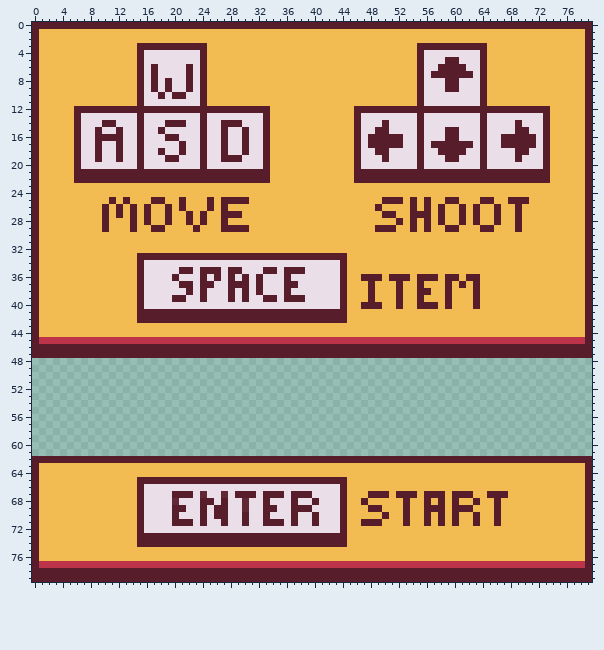
Sprite sheet -- assets/instructions.png. Above, as it was before the edit.
The file is 80x80 pixels. Colours within 5 levels of each other are drawn and written as one.
And afterwards:
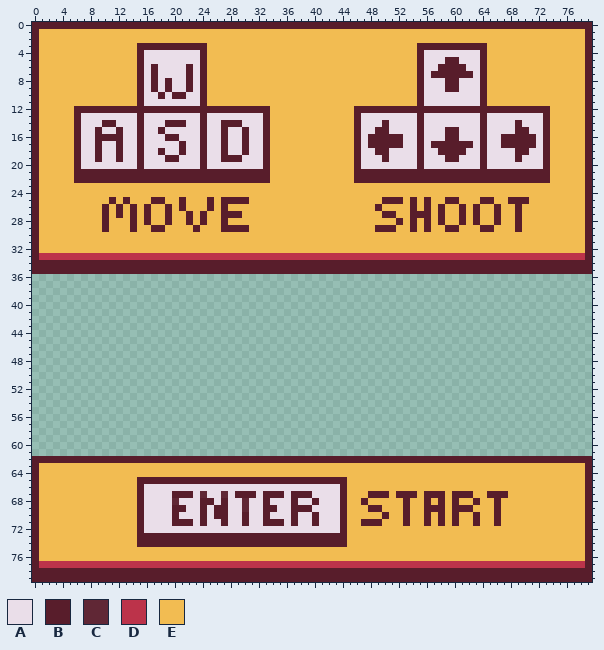
Palette (. is transparent): A #eadee9  B #581d2b  C #602735  D #bc334a  E #f2bc52
The edit:
y 33: x 1..78 EEEEEEEEEEEEEEBBBBBBBBBBBBBBBBBBBBBBBBBBBBBBEEEEEEEEEEEEEEEEEEEEEEEEEEEEEEEEEE -> DDDDDDDDDDDDDDDDDDDDDDDDDDDDDDDDDDDDDDDDDDDDDDDDDDDDDDDDDDDDDDDDDDDDDDDDDDDDDD
y 34: x 1..14 EEEEEEEEEEEEEE -> BBBBBBBBBBBBBB; x 16..43 AAAAAAAAAAAAAAAAAAAAAAAAAAAA -> BBBBBBBBBBBBBBBBBBBBBBBBBBBB; x 45..78 EEEEEEEEEEEEEEEEEEEEEEEEEEEEEEEEEE -> BBBBBBBBBBBBBBBBBBBBBBBBBBBBBBBBBB
y 35: x 1..14 EEEEEEEEEEEEEE -> BBBBBBBBBBBBBB; x 16..20 AAAAA -> BBBBB; x 23 A -> B; x 27 A -> B; x 30..32 AAA -> BBB; x 35 A -> B; x 39..43 AAAAA -> BBBBB; x 45..78 EEEEEEEEEEEEEEEEEEEEEEEEEEEEEEEEEE -> BBBBBBBBBBBBBBBBBBBBBBBBBBBBBBBBBB
y 36: x 0..79 BEEEEEEEEEEEEEEBAAAABAAABABABABABAAABAAAAAAABEEBBBEBBBEBBBEBBEBBEEEEEEEEEEEEEEEB -> ................................................................................
y 37: x 0..79 BEEEEEEEEEEEEEEBAAAAABBABBAABBBABAAABBAAAAAABEEEBEEEBEEBEEEBEBEBEEEEEEEEEEEEEEEB -> ................................................................................
y 38: x 0..79 BEEEEEEEEEEEEEEBAAAAAABABAAABABABAAABAAAAAAABEEEBEEEBEEBBEEBEEEBEEEEEEEEEEEEEEEB -> ................................................................................
y 39: x 0..79 BEEEEEEEEEEEEEEBAAAABBAABAAABABAABBABBBAAAAABEEEBEEEBEEBEEEBEEEBEEEEEEEEEEEEEEEB -> ................................................................................
y 40: x 0..79 BEEEEEEEEEEEEEEBAAAAAAAAAAAAAAAAAAAAAAAAAAAABEEBBBEEBEEBBBEBEEEBEEEEEEEEEEEEEEEB -> ................................................................................
y 41..42: x 0..79 BEEEEEEEEEEEEEEBBBBBBBBBBBBBBBBBBBBBBBBBBBBBBEEEEEEEEEEEEEEEEEEEEEEEEEEEEEEEEEEB -> ................................................................................
y 43..44: x 0..79 BEEEEEEEEEEEEEEEEEEEEEEEEEEEEEEEEEEEEEEEEEEEEEEEEEEEEEEEEEEEEEEEEEEEEEEEEEEEEEEB -> ................................................................................
y 45: x 0..79 BDDDDDDDDDDDDDDDDDDDDDDDDDDDDDDDDDDDDDDDDDDDDDDDDDDDDDDDDDDDDDDDDDDDDDDDDDDDDDDB -> ................................................................................
y 46..47: x 0..79 BBBBBBBBBBBBBBBBBBBBBBBBBBBBBBBBBBBBBBBBBBBBBBBBBBBBBBBBBBBBBBBBBBBBBBBBBBBBBBBB -> ................................................................................
